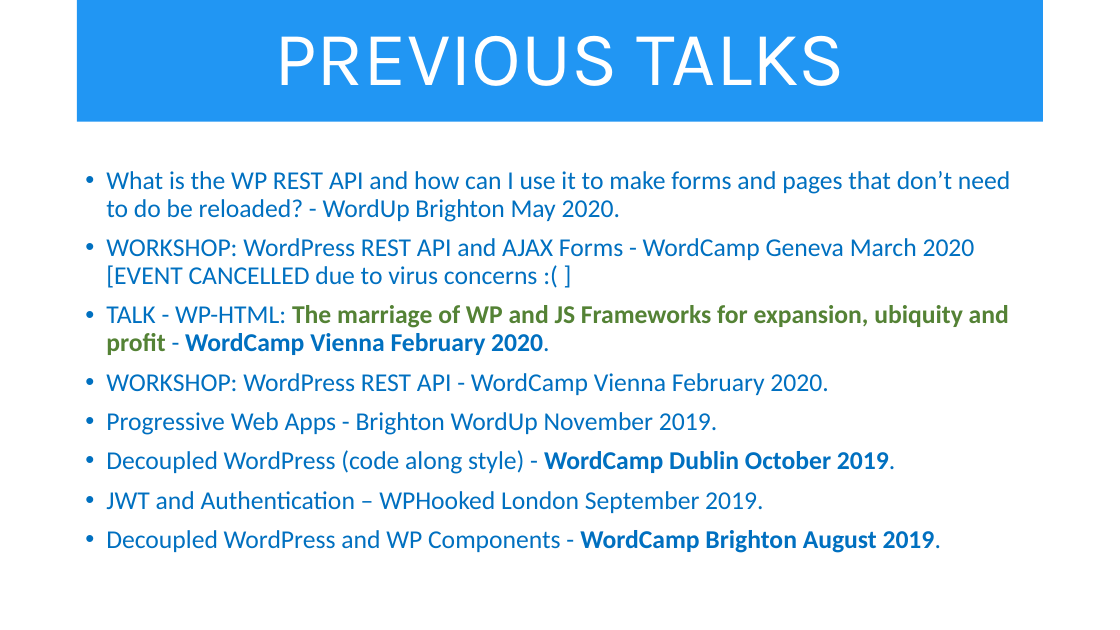
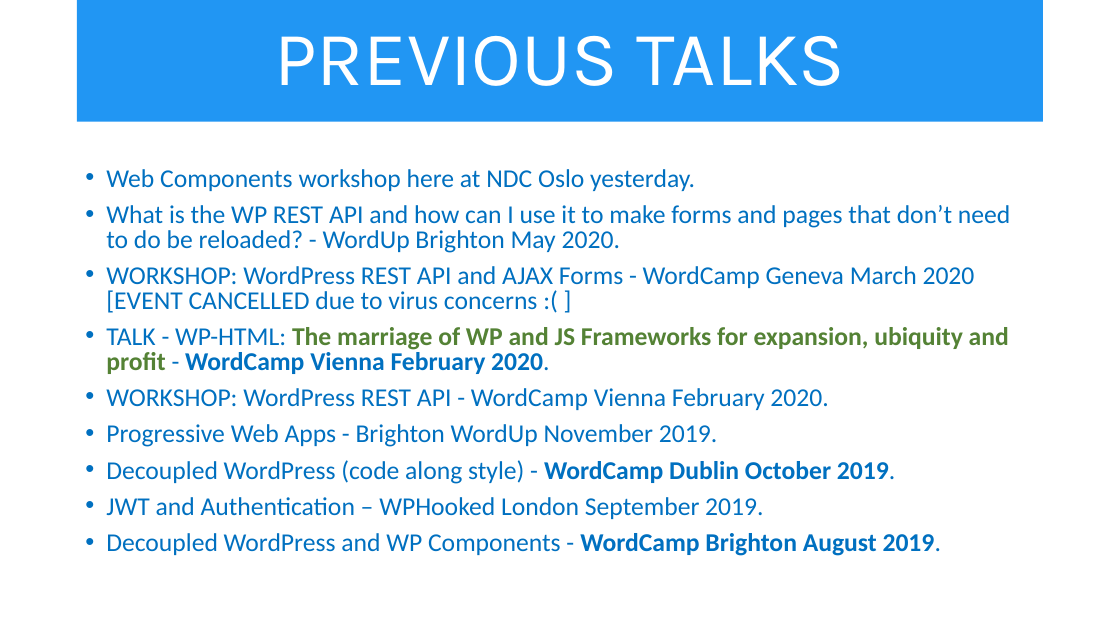
Before and after one commit to aniWeyn/pwa, a slide deck: slide 9 of PWA.pptx (slide 7 before the commit). Drawn at 1120x630 pixels with LibreOffice and Linux fonts; fonts in the diff are those of the drawing. Boxes give left, top, right and bottom in pixels: in the first picture for what was removed or moved away, otherwise in the second. Text is boxed around its words. In the diff, an @@ line names an element or a change of style, - is before the commit and + after.

```diff
--- a/PWA.pptx
+++ b/PWA.pptx
@@ text at (x1=106, y1=169, x2=695, y2=191): paragraph added @@
+• Web Components workshop here at NDC Oslo yesterday.
@@ text at (x1=106, y1=205, x2=1010, y2=556): line spacing 0.9 to 0.8 @@
```
Also in this commit, not shown: 5 other slides changed, 2 slides added, 1 slide removed, 2 other files.
